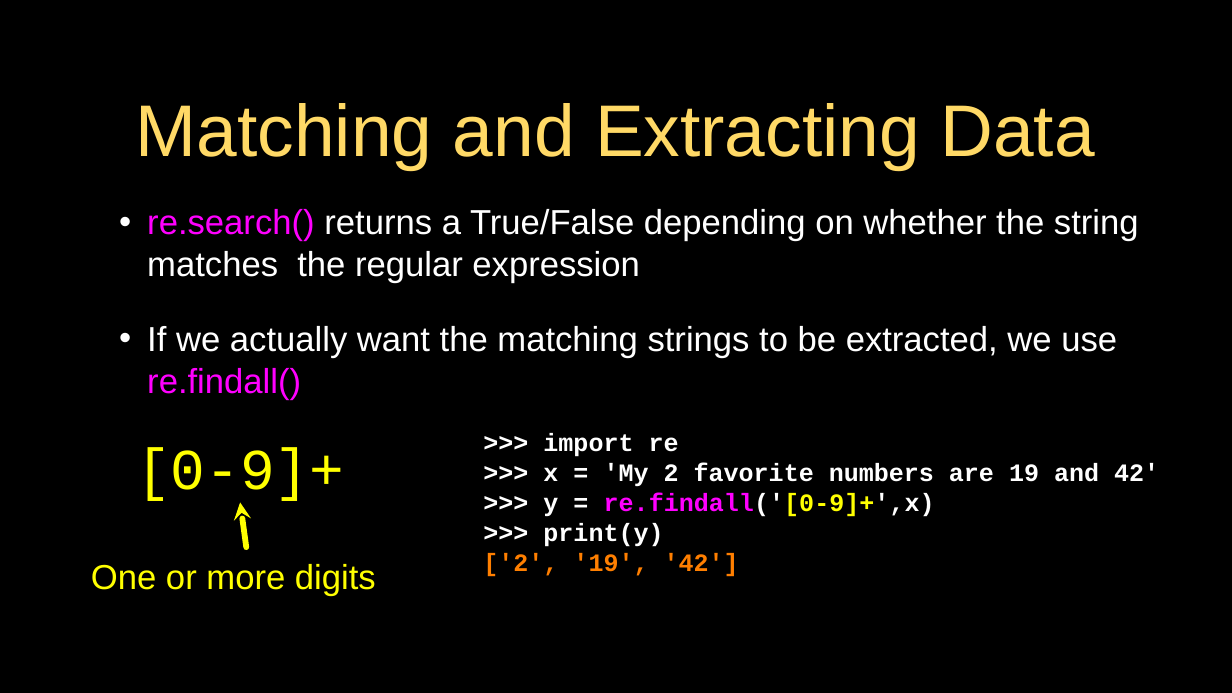
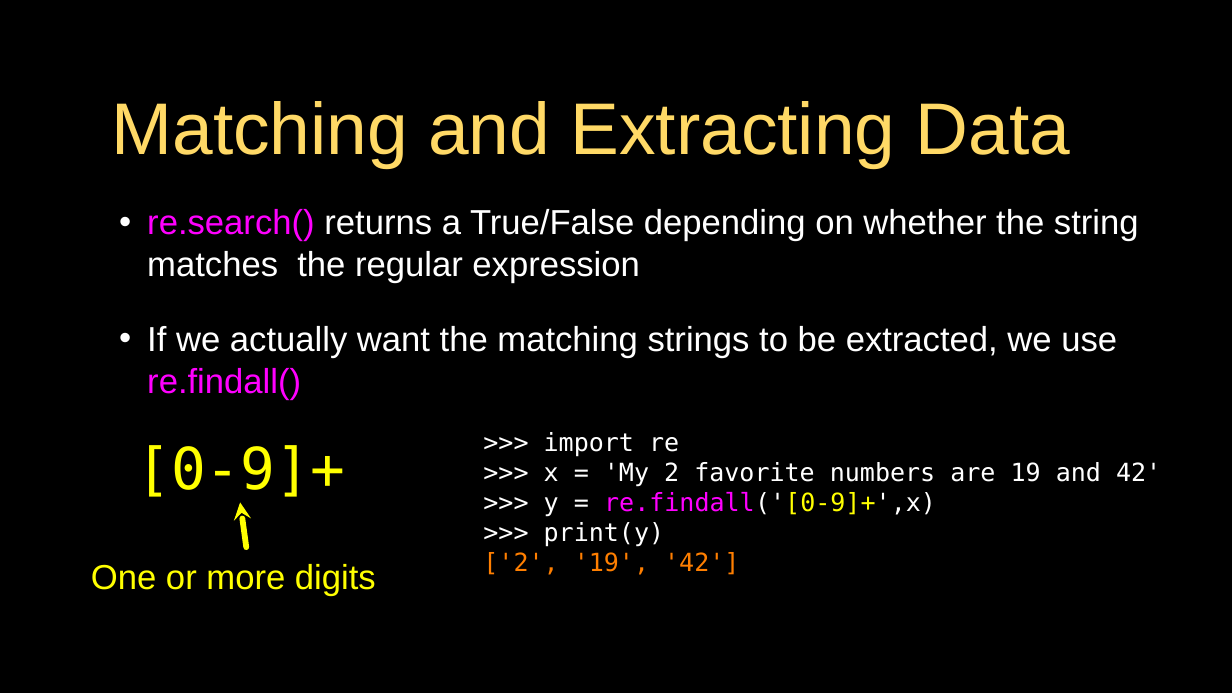
Before and after one commit to csev/py4e, a slide deck: slide 14 of lectures3/Pythonlearn-11-Regex.pptx (slide 15 before the commit). Drawn at 1232x693 pixels with LibreOffice and Linux fonts; fonts in the diff are those of the drawing. Boxes give left, top, right and bottom in pixels: in the first picture for what was removed or moved away, otherwise in the second. Text is boxed around its words. In the diff, an @@ line names an element or a change of style, - is before the commit and + after.

```diff
--- a/lectures3/Pythonlearn-11-Regex.pptx
+++ b/lectures3/Pythonlearn-11-Regex.pptx
@@ title "Matching and Extracting Data": place and size @@
-title "Matching and Extracting Data" at (136,103,1094,170)
+title "Matching and Extracting Data" at (111,101,1070,169)
@@ text ">>> import re" at (483,432,1161,575): font Courier New to DejaVu Sans Mono, bold off @@
@@ text "[0-9]+" at (136,445,345,497): font Courier New to DejaVu Sans Mono @@
```
Also in this commit, not shown: 23 other slides changed, 1 slide removed, 1 other file.
